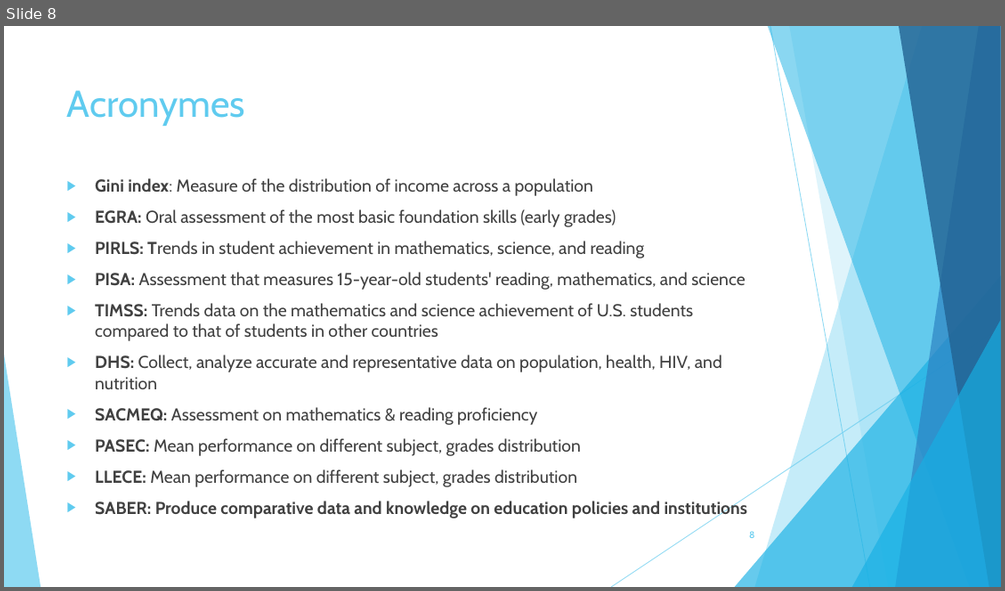
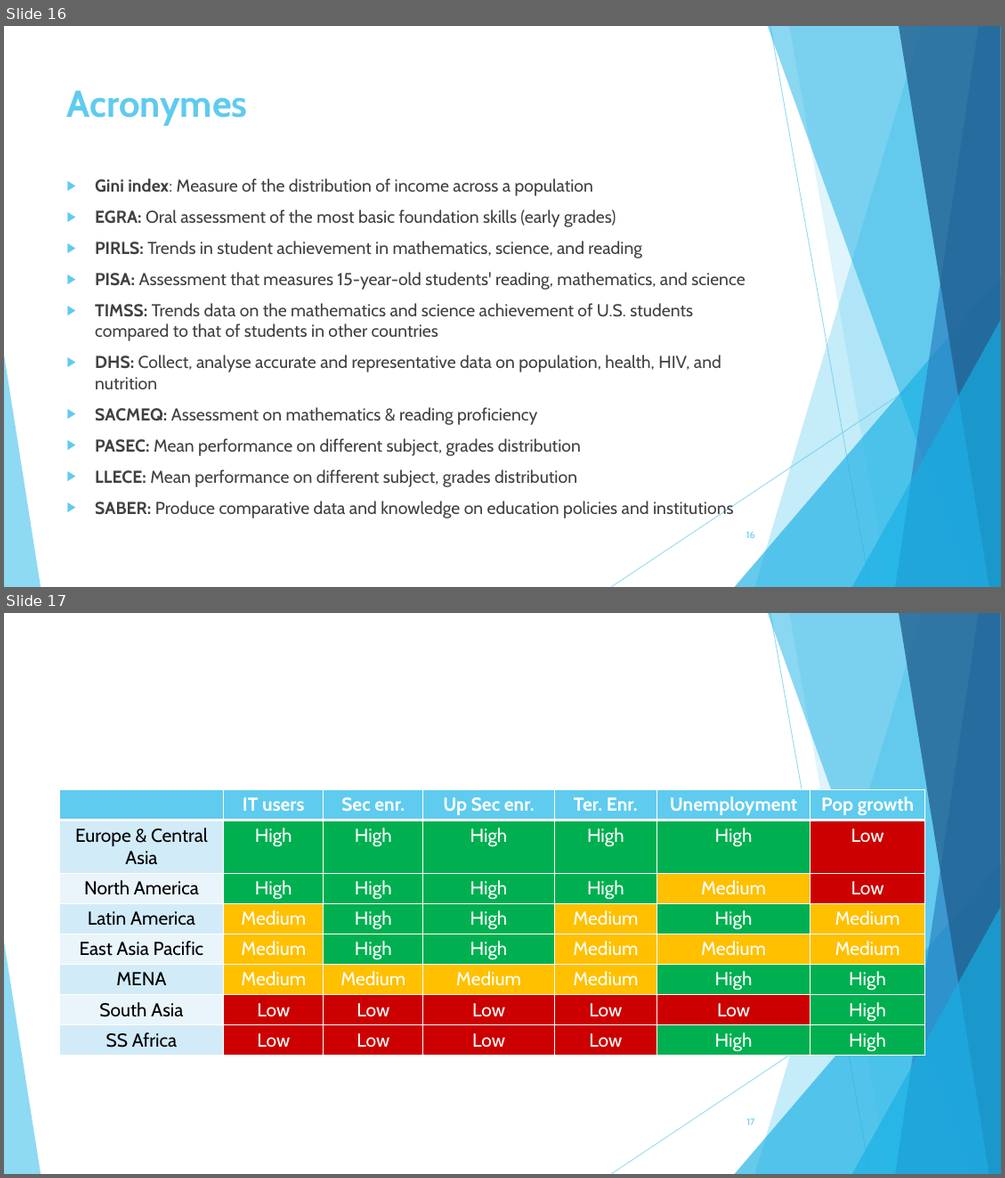
Before and after one commit to hike7o/SL-OC-projects, a slide deck: Projet2.pptx. Shown one above the other, each under a label of ours: slide 8 before the commit, slides 16 and 17 after it. The pictures are 1005x591 and 1005x1178 pixels, drawn with LibreOffice and Linux fonts; fonts in the diff are those of the drawing. Boxes give left, top, right and bottom in pixels: in the first picture for what was removed or moved away, otherwise in the second. Text is boxed around its words. In the diff, an @@ line names an element or a change of style, - is before the commit and + after.

```diff
--- a/Projet2.pptx
+++ b/Projet2.pptx
@@ slide 17 added at bbox=[4, 613, 1001, 1174], background #FFFFFF; not listed: 10 template elements that a slide beside it also shows @@
@@ table added at bbox=[59, 789, 924, 1055], 8 rows, 7 columns @@
+ | IT users | Sec enr. | Up Sec enr. | Ter. Enr. | Unemployment | Pop growth
+Europe & Central Asia | High | High | High | High | High | Low
+North America | High | High | High | High | Medium | Low
+Latin America | Medium | High | High | Medium | High | Medium
+East Asia Pacific | Medium | High | High | Medium | Medium | Medium
+MENA | Medium | Medium | Medium | Medium | High | High
+South Asia | Low | Low | Low | Low | Low | High
+SS Africa | Low | Low | Low | Low | High | High
@@ page number added at bbox=[747, 1118, 755, 1125], 9 pt, text #5FCBEF @@
+17
@@ what was slide 8 is now slide 16 @@
@@ slide 16 changed as well @@
@@ title "Acronymes" at bbox=[67, 90, 248, 126]: bold on @@
@@ text at bbox=[95, 240, 734, 518]: bold off in "Trends", "Produce comparative data and knowledge on education ..." @@
@@ text at bbox=[95, 354, 721, 389]: text changed @@
-▶ DHS: Collect, analyze accurate and representative data on population, health, HIV, and nutrition
+▶ DHS: Collect, analyse accurate and representative data on population, health, HIV, and nutrition
@@ page number at bbox=[746, 532, 755, 538]: text changed @@
-8
+16
```
Also in this commit, not shown: 1 other slide changed, 14 other slides added, 7 slides removed.
